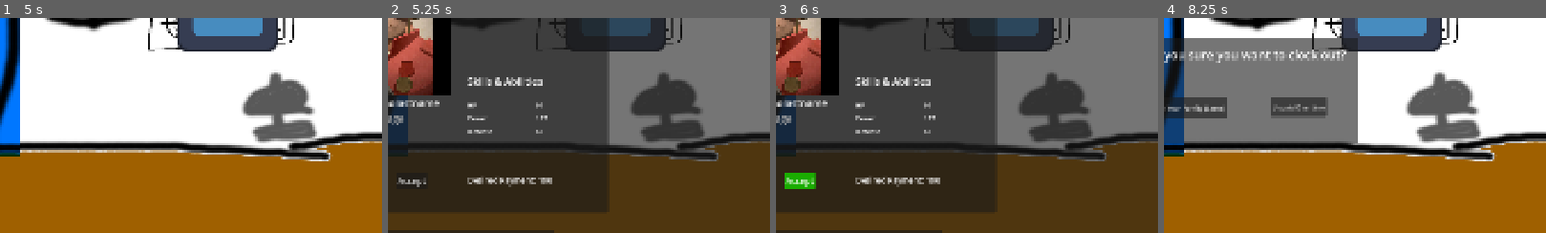
Above: before the commit, frames 1-4 (left to right).
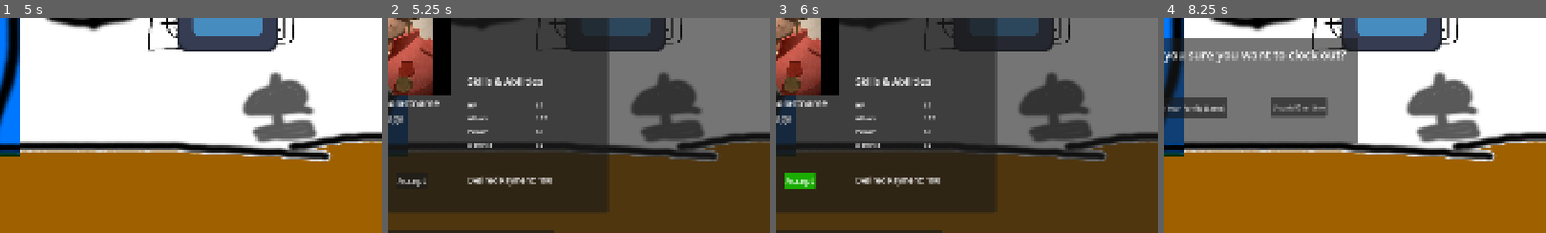
Above: after the commit, the same moments.

Repository: scarzehd/fantasy-corporation
Game: Godot game, scene res://scenes/office.tscn
The game is run twice, just before and just after one commit, with the same random seed, the same clock (stepped at 60 frames per second) and the same inputs. The engine's default icon, where the game draws it, is replaced by a stand-in: a white triangle on a blue panel in a dark square.
Inputs (mouse positions are % of the whole screen's width and height, from its top left):
- Up to frame 1 (5 s): click (32, 38) at 0.5 s; click "Inventory" at 1.25 s; click "Mail Box" at 2 s; click "See Your Family (Lame)" at 2.75 s; click (32, 38) at 3.5 s; click "Inventory" at 4.25 s
- Up to frame 2 (5.25 s): click "Mail Box" at 5 s
- Up to frame 3 (6 s): click "Accept" at 5.75 s
- Up to frame 4 (8.25 s): click "Accept" at 6.5 s; click "Complete All Letters" at 7.25 s; click (32, 38) at 8 s
The pictures show only the part of the screen within x 40-90%, y 33-83%; the shares and areas given below are measured in that part.

Frame 1 is identical in both runs. In frame 2, 0.3% of the frame differs, in the area x 20-42%, y 40-61%; in frame 3, 0.3%; in frame 4, nothing differs.

Commit message:
Added ItemData system and implemented Item tab in inventory menu

Diff:
--- a/resources/character_generator/starting_generator.tres
+++ b/resources/character_generator/starting_generator.tres
@@ -9,6 +9,7 @@
 [resource]
 script = ExtResource("4_ptbll")
 power_range = Vector2i(50, 200)
+attack_range = Vector2i(50, 200)
 defense_range = Vector2i(50, 200)
 hp_range = Vector2i(20, 150)
 portraits = Array[Texture2D]([ExtResource("1_dlm1u"), ExtResource("2_cd1jl"), ExtResource("3_dnnkt"), ExtResource("4_cd1jl")])
--- a/scenes/inventory_button.tscn
+++ b/scenes/inventory_button.tscn
@@ -8,6 +8,9 @@
 font_color = Color(0, 0.9666667, 1, 1)
 shadow_size = 6
 shadow_color = Color(0, 0, 0, 1)
+
+[sub_resource type="LabelSettings" id="LabelSettings_0lwc4"]
+font_size = 20
 
 [sub_resource type="StyleBoxFlat" id="StyleBoxFlat_nu470"]
 content_margin_left = 4.0
@@ -147,14 +150,78 @@
 anchor_bottom = 1.0
 grow_horizontal = 2
 grow_vertical = 2
-current_tab = 1
-
-[node name="Items" type="GridContainer" parent="InventoryMenu/InventoryMenu/Panel/TabContainer" unique_id=975464853]
-visible = false
+current_tab = 0
+
+[node name="Items" type="ScrollContainer" parent="InventoryMenu/InventoryMenu/Panel/TabContainer" unique_id=1394458444]
 layout_mode = 2
 metadata/_tab_index = 0
 
+[node name="MarginContainer" type="MarginContainer" parent="InventoryMenu/InventoryMenu/Panel/TabContainer/Items" unique_id=1959404505]
+layout_mode = 2
+size_flags_horizontal = 3
+size_flags_vertical = 3
+theme_override_constants/margin_left = 20
+theme_override_constants/margin_top = 20
+theme_override_constants/margin_right = 20
+theme_override_constants/margin_bottom = 20
+
+[node name="ItemContainer" type="GridContainer" parent="InventoryMenu/InventoryMenu/Panel/TabContainer/Items/MarginContainer" unique_id=1909603640]
+unique_name_in_owner = true
+layout_mode = 2
+columns = 3
+
+[node name="ItemTemplate" type="VBoxContainer" parent="InventoryMenu/InventoryMenu/Panel/TabContainer/Items/MarginContainer/ItemContainer" unique_id=1697261406]
+unique_name_in_owner = true
+visible = false
+clip_contents = true
+custom_minimum_size = Vector2(300, 275)
+layout_mode = 2
+
+[node name="NameLabel" type="Label" parent="InventoryMenu/InventoryMenu/Panel/TabContainer/Items/MarginContainer/ItemContainer/ItemTemplate" unique_id=2063582699]
+layout_mode = 2
+text = "Item Name"
+label_settings = SubResource("LabelSettings_0lwc4")
+horizontal_alignment = 1
+clip_text = true
+text_overrun_behavior = 4
+
+[node name="Portrait" type="TextureRect" parent="InventoryMenu/InventoryMenu/Panel/TabContainer/Items/MarginContainer/ItemContainer/ItemTemplate" unique_id=14678009]
+layout_mode = 2
+texture = ExtResource("1_cvjyr")
+stretch_mode = 5
+
+[node name="HBoxContainer" type="HBoxContainer" parent="InventoryMenu/InventoryMenu/Panel/TabContainer/Items/MarginContainer/ItemContainer/ItemTemplate" unique_id=1338490395]
+layout_mode = 2
+
+[node name="Control" type="Control" parent="InventoryMenu/InventoryMenu/Panel/TabContainer/Items/MarginContainer/ItemContainer/ItemTemplate/HBoxContainer" unique_id=2021395933]
+custom_minimum_size = Vector2(85, 0)
+layout_mode = 2
+
+[node name="VBoxContainer" type="VBoxContainer" parent="InventoryMenu/InventoryMenu/Panel/TabContainer/Items/MarginContainer/ItemContainer/ItemTemplate/HBoxContainer" unique_id=199035711]
+layout_mode = 2
+
+[node name="HPLabel" type="Label" parent="InventoryMenu/InventoryMenu/Panel/TabContainer/Items/MarginContainer/ItemContainer/ItemTemplate/HBoxContainer/VBoxContainer" unique_id=1184182526]
+visible = false
+layout_mode = 2
+text = "+0 HP"
+
+[node name="AttackLabel" type="Label" parent="InventoryMenu/InventoryMenu/Panel/TabContainer/Items/MarginContainer/ItemContainer/ItemTemplate/HBoxContainer/VBoxContainer" unique_id=1546100635]
+visible = false
+layout_mode = 2
+text = "+0 Attack"
+
+[node name="PowerLabel" type="Label" parent="InventoryMenu/InventoryMenu/Panel/TabContainer/Items/MarginContainer/ItemContainer/ItemTemplate/HBoxContainer/VBoxContainer" unique_id=1079537599]
+visible = false
+layout_mode = 2
+text = "+0 Power"
+
+[node name="DefenseLabel" type="Label" parent="InventoryMenu/InventoryMenu/Panel/TabContainer/Items/MarginContainer/ItemContainer/ItemTemplate/HBoxContainer/VBoxContainer" unique_id=1528824638]
+visible = false
+layout_mode = 2
+text = "+0 Defense"
+
 [node name="Adventurers" type="Control" parent="InventoryMenu/InventoryMenu/Panel/TabContainer" unique_id=789046320]
+visible = false
 layout_mode = 2
 metadata/_tab_index = 1
 
@@ -326,23 +393,23 @@
 value = 50.0
 show_percentage = false
 
-[node name="HBoxContainer3" type="HBoxContainer" parent="InventoryMenu/InventoryMenu/Panel/TabContainer/Adventurers/VBoxContainer/Stats/VBoxContainer/HBoxContainer2/Control/Control/VBoxContainer" unique_id=136669772]
-layout_mode = 2
-
-[node name="PowerLabel" type="Label" parent="InventoryMenu/InventoryMenu/Panel/TabContainer/Adventurers/VBoxContainer/Stats/VBoxContainer/HBoxContainer2/Control/Control/VBoxContainer/HBoxContainer3" unique_id=179151733]
+[node name="HBoxContainer4" type="HBoxContainer" parent="InventoryMenu/InventoryMenu/Panel/TabContainer/Adventurers/VBoxContainer/Stats/VBoxContainer/HBoxContainer2/Control/Control/VBoxContainer" unique_id=1063374205]
+layout_mode = 2
+
+[node name="PowerLabel" type="Label" parent="InventoryMenu/InventoryMenu/Panel/TabContainer/Adventurers/VBoxContainer/Stats/VBoxContainer/HBoxContainer2/Control/Control/VBoxContainer/HBoxContainer4" unique_id=651779498]
 layout_mode = 2
 size_flags_horizontal = 3
 size_flags_stretch_ratio = 0.5
-text = "Power"
-
-[node name="StatsPower" type="Label" parent="InventoryMenu/InventoryMenu/Panel/TabContainer/Adventurers/VBoxContainer/Stats/VBoxContainer/HBoxContainer2/Control/Control/VBoxContainer/HBoxContainer3" unique_id=408016927]
+text = "Attack"
+
+[node name="StatsAttack" type="Label" parent="InventoryMenu/InventoryMenu/Panel/TabContainer/Adventurers/VBoxContainer/Stats/VBoxContainer/HBoxContainer2/Control/Control/VBoxContainer/HBoxContainer4" unique_id=1757220468]
 unique_name_in_owner = true
 layout_mode = 2
 size_flags_horizontal = 3
 size_flags_stretch_ratio = 0.6
 text = "100"
 
-[node name="PowerBar" type="ProgressBar" parent="InventoryMenu/InventoryMenu/Panel/TabContainer/Adventurers/VBoxContainer/Stats/VBoxContainer/HBoxContainer2/Control/Control/VBoxContainer/HBoxContainer3" unique_id=2039757018]
+[node name="AttackBar" type="ProgressBar" parent="InventoryMenu/InventoryMenu/Panel/TabContainer/Adventurers/VBoxContainer/Stats/VBoxContainer/HBoxContainer2/Control/Control/VBoxContainer/HBoxContainer4" unique_id=1382113090]
 unique_name_in_owner = true
 layout_mode = 2
 size_flags_horizontal = 3
@@ -352,6 +419,32 @@
 value = 50.0
 show_percentage = false
 
+[node name="HBoxContainer3" type="HBoxContainer" parent="InventoryMenu/InventoryMenu/Panel/TabContainer/Adventurers/VBoxContainer/Stats/VBoxContainer/HBoxContainer2/Control/Control/VBoxContainer" unique_id=136669772]
+layout_mode = 2
+
+[node name="PowerLabel" type="Label" parent="InventoryMenu/InventoryMenu/Panel/TabContainer/Adventurers/VBoxContainer/Stats/VBoxContainer/HBoxContainer2/Control/Control/VBoxContainer/HBoxContainer3" unique_id=179151733]
+layout_mode = 2
+size_flags_horizontal = 3
+size_flags_stretch_ratio = 0.5
+text = "Power"
+
+[node name="StatsPower" type="Label" parent="InventoryMenu/InventoryMenu/Panel/TabContainer/Adventurers/VBoxContainer/Stats/VBoxContainer/HBoxContainer2/Control/Control/VBoxContainer/HBoxContainer3" unique_id=408016927]
+unique_name_in_owner = true
+layout_mode = 2
+size_flags_horizontal = 3
+size_flags_stretch_ratio = 0.6
+text = "100"
+
+[node name="PowerBar" type="ProgressBar" parent="InventoryMenu/InventoryMenu/Panel/TabContainer/Adventurers/VBoxContainer/Stats/VBoxContainer/HBoxContainer2/Control/Control/VBoxContainer/HBoxContainer3" unique_id=2039757018]
+unique_name_in_owner = true
+layout_mode = 2
+size_flags_horizontal = 3
+size_flags_vertical = 1
+theme_override_styles/background = SubResource("StyleBoxFlat_vpwv6")
+theme_override_styles/fill = SubResource("StyleBoxFlat_x8ex6")
+value = 50.0
+show_percentage = false
+
 [node name="HBoxContainer2" type="HBoxContainer" parent="InventoryMenu/InventoryMenu/Panel/TabContainer/Adventurers/VBoxContainer/Stats/VBoxContainer/HBoxContainer2/Control/Control/VBoxContainer" unique_id=1481052008]
 layout_mode = 2
 
--- a/scenes/ui/resume_letter.tscn
+++ b/scenes/ui/resume_letter.tscn
@@ -212,6 +212,20 @@
 size_flags_horizontal = 3
 text = "100"
 
+[node name="HBoxContainer4" type="HBoxContainer" parent="Panel/HBoxContainer/VBoxContainer2/VBoxContainer2" unique_id=1878973105]
+layout_mode = 2
+
+[node name="Label" type="Label" parent="Panel/HBoxContainer/VBoxContainer2/VBoxContainer2/HBoxContainer4" unique_id=723013945]
+layout_mode = 2
+size_flags_horizontal = 3
+text = "Attack"
+
+[node name="AttackLabel" type="Label" parent="Panel/HBoxContainer/VBoxContainer2/VBoxContainer2/HBoxContainer4" unique_id=967183567]
+unique_name_in_owner = true
+layout_mode = 2
+size_flags_horizontal = 3
+text = "100"
+
 [node name="HBoxContainer2" type="HBoxContainer" parent="Panel/HBoxContainer/VBoxContainer2/VBoxContainer2" unique_id=1900204304]
 layout_mode = 2
 
--- a/scripts/globals.gd
+++ b/scripts/globals.gd
@@ -6,6 +6,8 @@
 
 var hired_characters:Array[CharacterData]
 
+var owned_items:Array[ItemData]
+
 var money:int = 100 :
 	set(new_money):
 		money_changed.emit(money, new_money)
--- a/scripts/resources/character_data.gd
+++ b/scripts/resources/character_data.gd
@@ -15,6 +15,7 @@
 	get():
 		return first_name + " " + last_name
 
+@export var attack:int = 10
 @export var power:int = 100
 @export var defense:int = 50
 @export var hp:int = 100
--- a/scripts/resources/character_generator.gd
+++ b/scripts/resources/character_generator.gd
@@ -3,6 +3,8 @@
 
 @export var power_range:Vector2i
 @export var power_deviation:float = 0.5
+@export var attack_range:Vector2i
+@export var attack_deviation:float = 0.5
 @export var defense_range:Vector2i
 @export var defense_deviation:float = 0.5
 @export var hp_range:Vector2i
@@ -87,6 +89,7 @@
 	data.hp = generate_in_range(hp_range.x, hp_range.y, hp_deviation)
 	data.power = generate_in_range(power_range.x, power_range.y, power_deviation)
 	data.defense = generate_in_range(defense_range.x, defense_range.y, defense_deviation)
+	data.attack = generate_in_range(attack_range.x, attack_range.y, attack_deviation)
 
 	data.first_name = first_names.pick_random()
 	data.last_name = last_names.pick_random()
--- /dev/null
+++ b/scripts/resources/item_data.gd
@@ -0,0 +1,10 @@
+extends Resource
+class_name ItemData
+
+var item_name:String = "The Throngler"
+var item_portrait:Texture2D
+
+var attack:int = 0
+var power:int = 0
+var defense:int = 0
+var hp:int = 0
--- a/scripts/ui/inventory_menu.gd
+++ b/scripts/ui/inventory_menu.gd
@@ -10,11 +10,16 @@
 @onready var stats_class:Label = %StatsClass
 @onready var stats_hp:Label = %StatsHP
 @onready var hp_bar:ProgressBar = %HPBar
+@onready var stats_attack:Label = %StatsAttack
+@onready var attack_bar:ProgressBar = %AttackBar
 @onready var stats_power:Label = %StatsPower
 @onready var power_bar:ProgressBar = %PowerBar
 @onready var stats_defense:Label = %StatsDefense
 @onready var defense_bar:ProgressBar = %DefenseBar
 @onready var traits_container:VBoxContainer = %TraitsContainer
+
+@onready var item_container:GridContainer = %ItemContainer
+@onready var item_template:VBoxContainer = %ItemTemplate
 
 var character_select_buttons:Array[Button]
 
@@ -39,9 +44,14 @@
 	stats_hp.text = ""
 	stats_power.text = ""
 	stats_defense.text = ""
+	stats_attack.text = ""
 
 	stats_name.text = "None Selected"
 	stats_class.text = "Class: None"
+
+	for child in item_container.get_children():
+		if child != item_template:
+			child.queue_free()
 
 func populate_ui():
 	var selected:bool = false
@@ -65,6 +75,37 @@
 			select_character(character_data)
 			selected = true
 
+	for item in Globals.owned_items:
+		var template = item_template.duplicate()
+		item_container.add_child(template)
+		template.show()
+		var name_label = template.find_child("NameLabel", true, false)
+		var hp_label = template.find_child("HPLabel", true, false)
+		var portrait = template.find_child("Portrait", true, false)
+		var attack_label = template.find_child("AttackLabel", true, false)
+		var power_label = template.find_child("PowerLabel", true, false)
+		var defense_label = template.find_child("DefenseLabel", true, false)
+
+		name_label.text = item.item_name
+
+		portrait.texture = item.item_portrait
+
+		if item.hp > 0:
+			hp_label.show()
+			hp_label.text = "+" + str(item.hp) + " HP"
+
+		if item.attack > 0:
+			attack_label.show()
+			attack_label.text = "+" + str(item.attack) + " Attack"
+
+		if item.power > 0:
+			power_label.show()
+			power_label.text = "+" + str(item.power) + " Power"
+
+		if item.defense > 0:
+			defense_label.show()
+			defense_label.text = "+" + str(item.defense) + " Defense"
+
 func select_character(character_data:CharacterData):
 	stats_name.text = character_data.full_name
 	# TODO replace this with something less stupid
@@ -72,3 +113,4 @@
 	stats_hp.text = str(character_data.hp)
 	stats_power.text = str(character_data.power)
 	stats_defense.text = str(character_data.defense)
+	stats_attack.text = str(character_data.attack)
--- a/scripts/ui/resume_letter.gd
+++ b/scripts/ui/resume_letter.gd
@@ -10,6 +10,7 @@
 @onready var accept_button:Button = %AcceptButton
 @onready var reject_button:Button = %RejectButton
 @onready var hp_label:Label = %HPLabel
+@onready var attack_label:Label = %AttackLabel
 @onready var power_label:Label = %PowerLabel
 @onready var defense_label:Label = %DefenseLabel
 @onready var payment_label:Label = %PaymentLabel
@@ -32,6 +33,7 @@
 	name_label.text = character_data.full_name
 	class_label.text = character_data.get_class_name()
 	hp_label.text = str(character_data.hp)
+	attack_label.text = str(character_data.attack)
 	power_label.text = str(character_data.power)
 	defense_label.text = str(character_data.defense)
 
Not shown, added: scripts/resources/item_data.gd.uid
